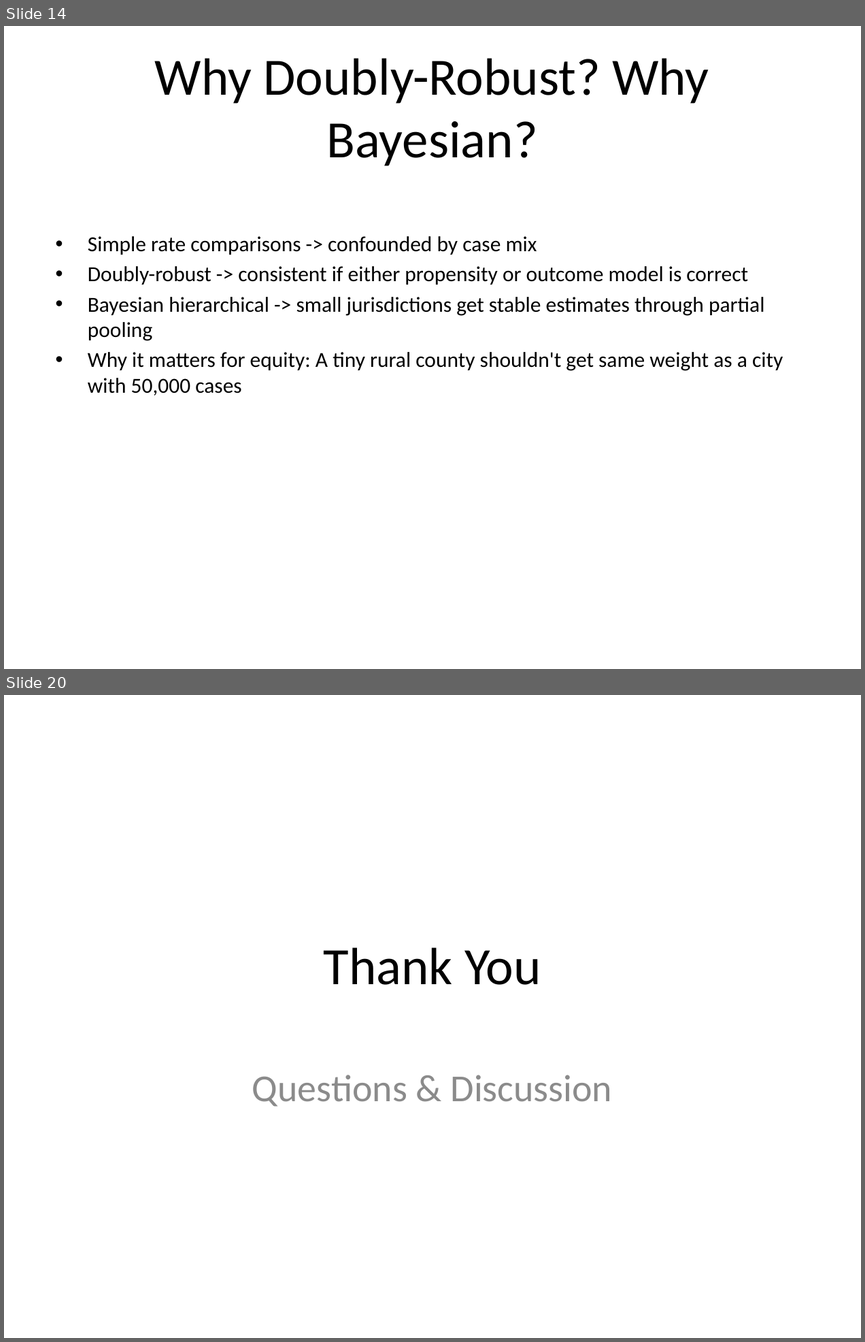
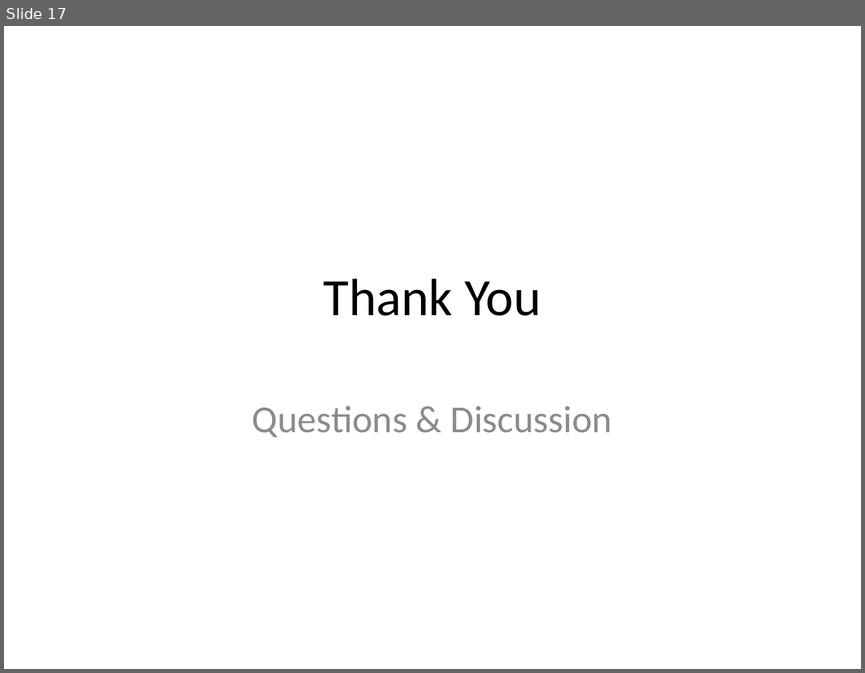
Before and after one commit to elijah/akashic-civics, a slide deck: presentation/akashic_civics_presentation.pptx. Shown one above the other, each under a label of ours: slides 14 and 20 before the commit, slide 17 after it; the slides between them are not shown. The pictures are 865x1342 and 865x673 pixels, drawn with LibreOffice and Linux fonts; fonts in the diff are those of the drawing. Boxes give left, top, right and bottom in pixels: in the first picture for what was removed or moved away, otherwise in the second. Text is boxed around its words. In the diff, an @@ line names an element or a change of style, - is before the commit and + after.

```diff
--- a/presentation/akashic_civics_presentation.pptx
+++ b/presentation/akashic_civics_presentation.pptx
@@ slide 14 removed at box(4, 26, 861, 669), background #FFFFFF @@
@@ title removed at box(155, 58, 708, 166) @@
-Why Doubly-Robust? Why Bayesian?
@@ text removed at box(88, 236, 783, 395) @@
-• Simple rate comparisons -> confounded by case mix
-• Doubly-robust -> consistent if either propensity or outcome model is correct
-• Bayesian hierarchical -> small jurisdictions get stable estimates through partial pooling
-• Why it matters for equity: A tiny rural county shouldn't get same weight as a city with 50,000 cases
@@ what was slide 20 is now slide 17 @@
```
Also in this commit, not shown: 12 slides changed, 5 slides added, 7 other slides removed, 2 other files.
